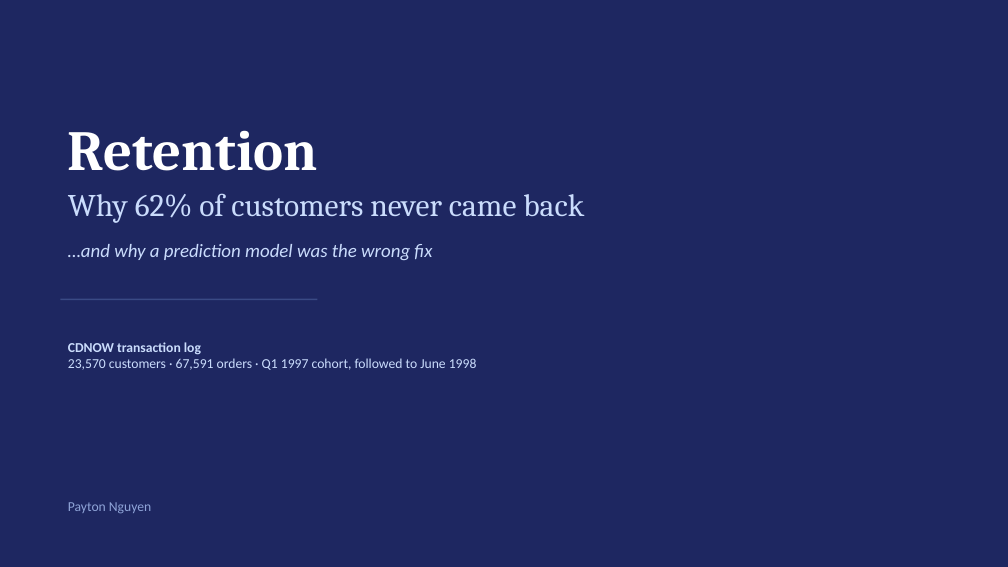
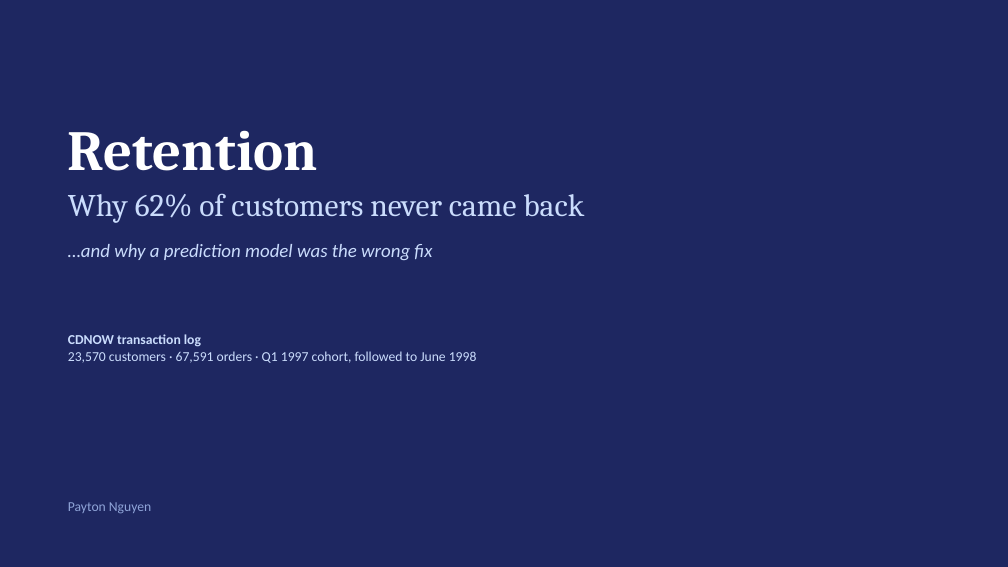
Before and after one commit to paytonnguyen-creator/ecommerce-customer-retention-analysis, a slide deck: slide 1 of docs/cdnow-retention-executive-deck.pptx. Drawn at 1008x567 pixels with LibreOffice and Linux fonts; fonts in the diff are those of the drawing. Boxes give left, top, right and bottom in pixels: in the first picture for what was removed or moved away, otherwise in the second. Text is boxed around its words. In the diff, an @@ line names an element or a change of style, - is before the commit and + after.

```diff
--- a/docs/cdnow-retention-executive-deck.pptx
+++ b/docs/cdnow-retention-executive-deck.pptx
@@ rectangle removed at (60, 299, 318, 300) @@
@@ text "CDNOW transaction log": place and size @@
-text "CDNOW transaction log" at (68, 342, 477, 370)
+text "CDNOW transaction log" at (68, 334, 477, 363)
```
Also in this commit, not shown: 3 other slides changed, 2 other files.
